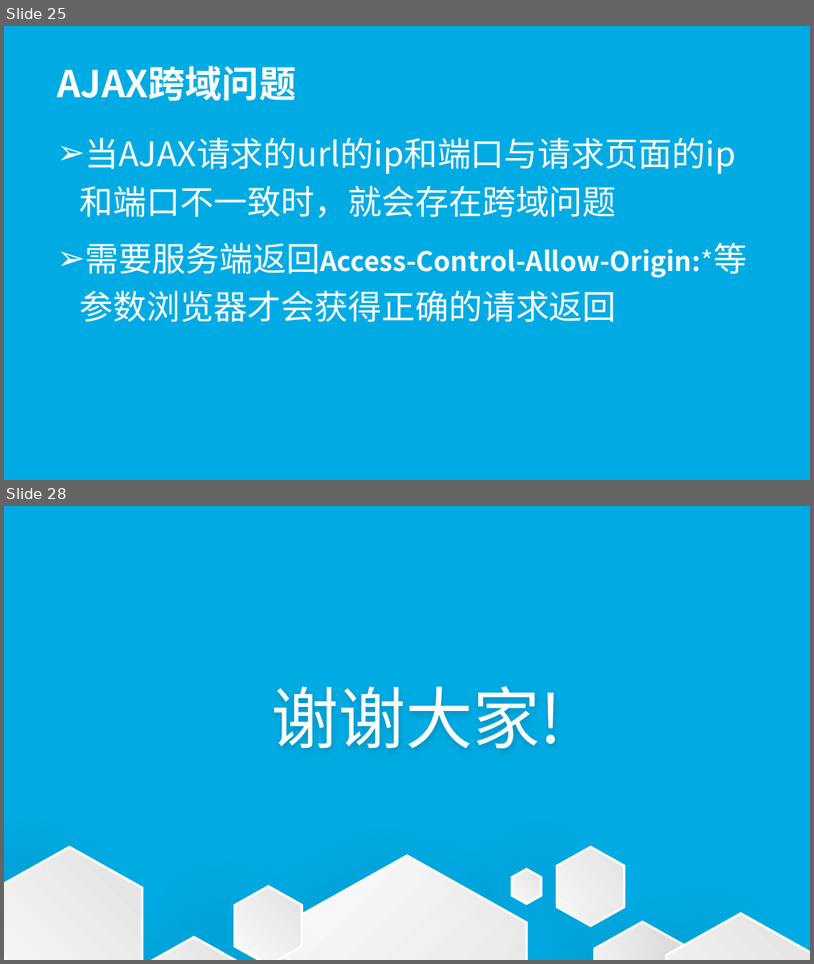
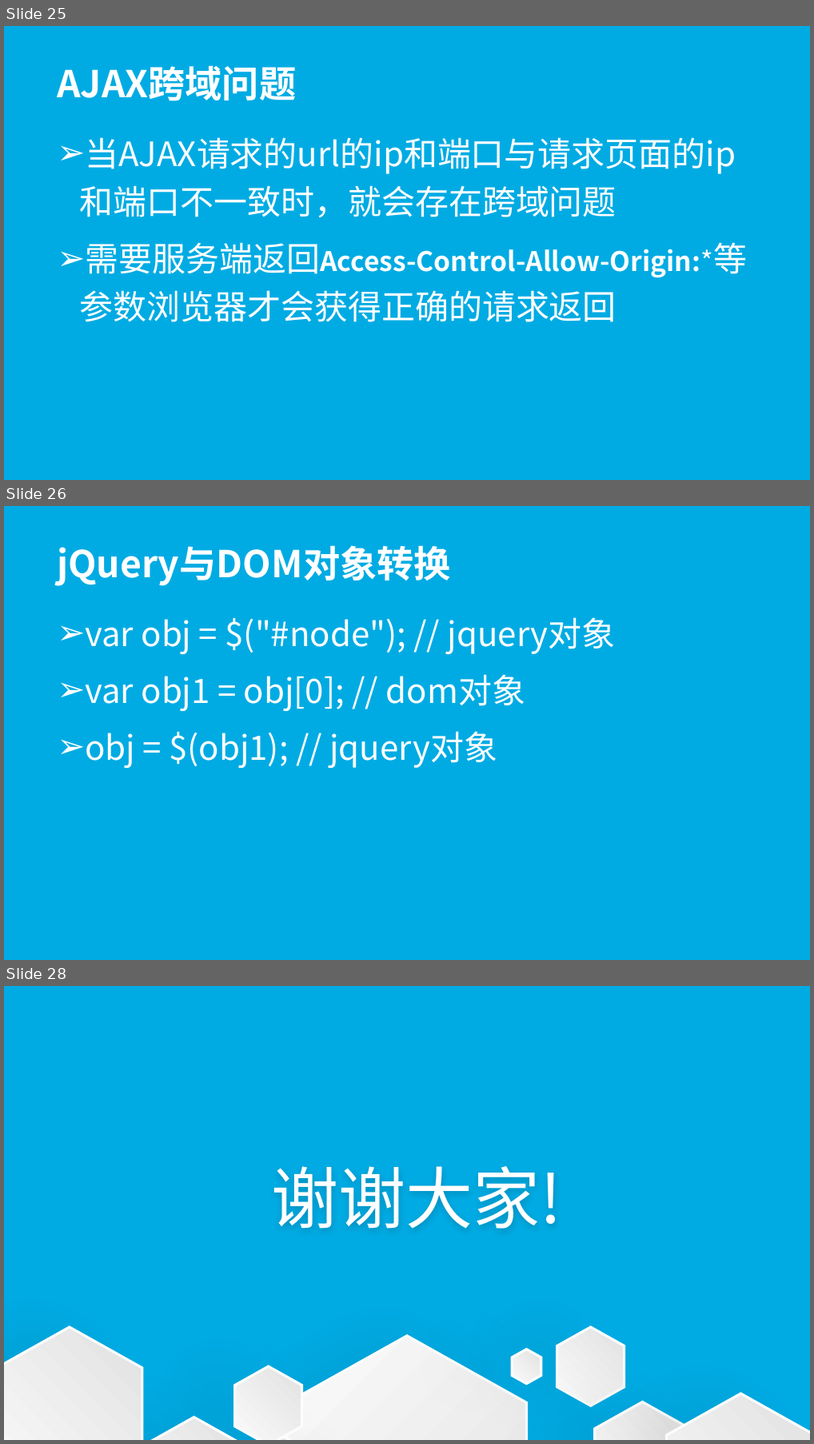
Before and after one commit to wugenshui/ppt, a slide deck: JS/jQuery.pptx. Shown one above the other, each under a label of ours: slides 25 and 28 before the commit, slides 25, 26 and 28 after it; the slides between them are not shown. The pictures are 814x964 and 814x1444 pixels, drawn with LibreOffice and Linux fonts; fonts in the diff are those of the drawing. Boxes give left, top, right and bottom in pixels: in the first picture for what was removed or moved away, otherwise in the second. Text is boxed around its words. In the diff, an @@ line names an element or a change of style, - is before the commit and + after.

```diff
--- a/JS/jQuery.pptx
+++ b/JS/jQuery.pptx
@@ slide 26 added at [4, 506, 810, 960], background #00ABE3 @@
@@ title added at [57, 545, 451, 586], 44 pt, text #FFFFFF, bold @@
+jQuery与DOM对象转换
@@ subtitle added at [85, 617, 616, 768], 40 pt, text #FFFFFF @@
+➢ var obj = $("#node"); // jquery对象
+➢ var obj1 = obj[0]; // dom对象
+➢ obj = $(obj1); // jquery对象
```
Also in this commit, not shown: 2 slides changed, 1 other slide added, 2 slides removed.
